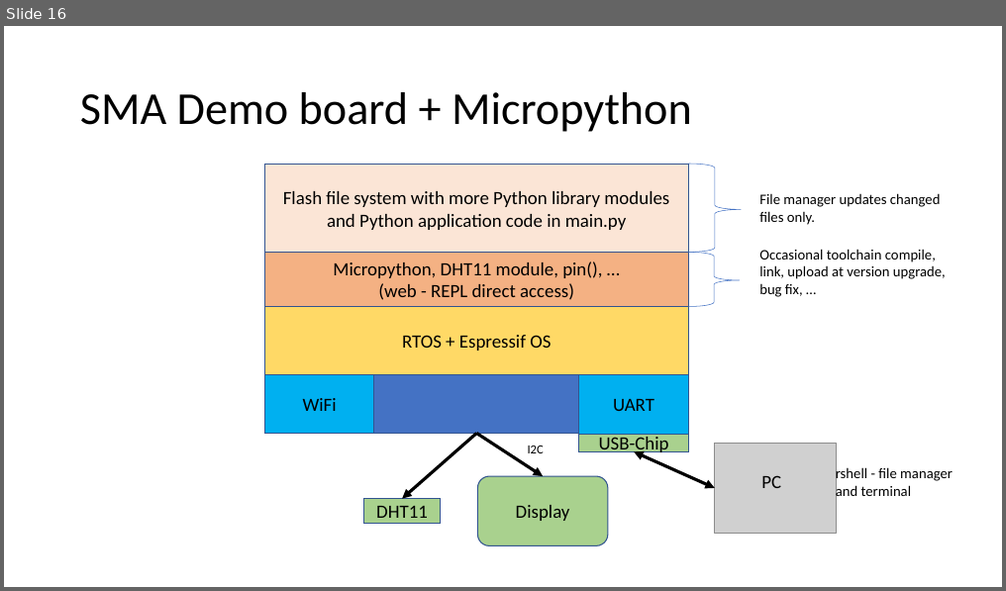
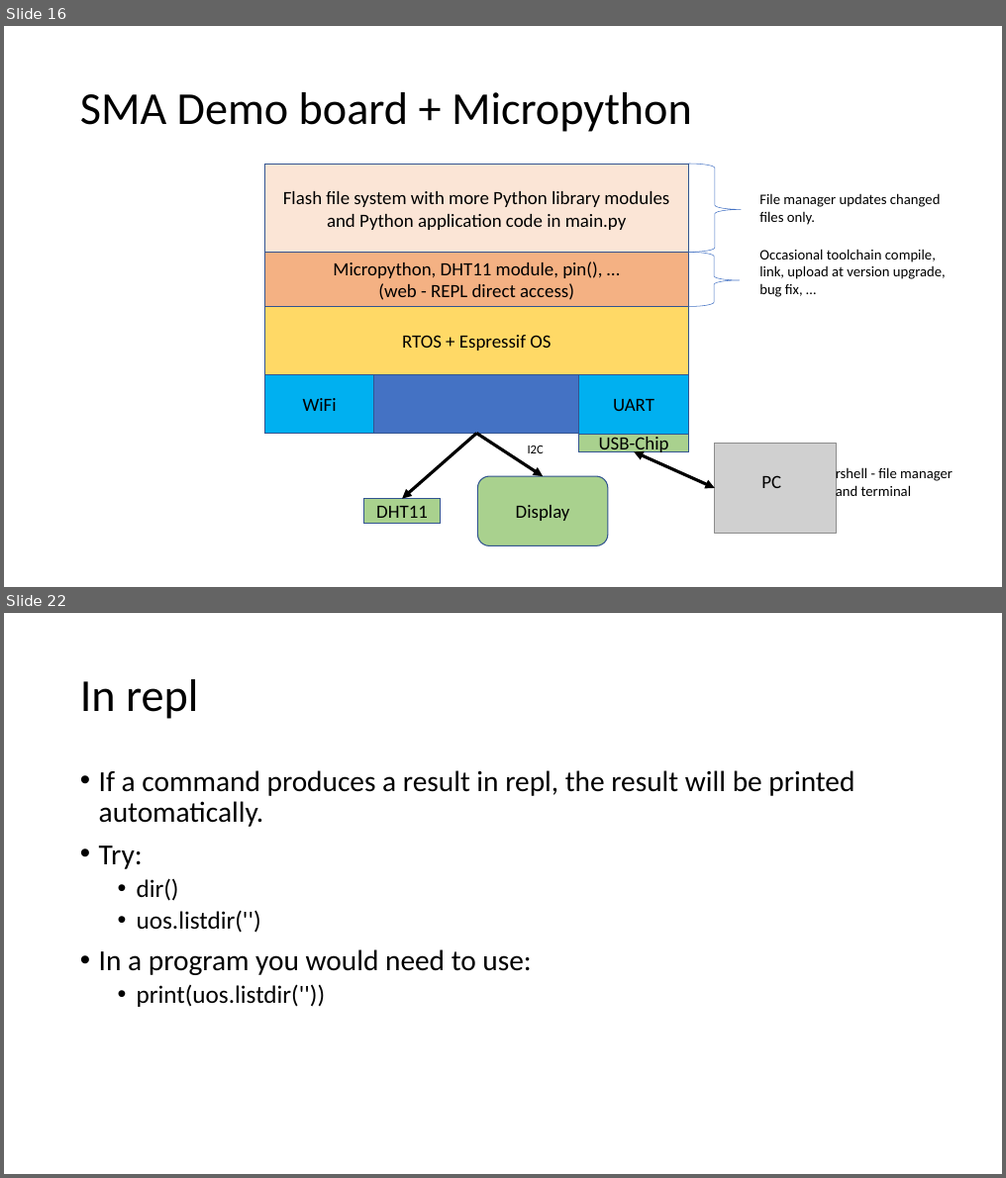
Before and after one commit to sensemakersamsterdam/micropython, a slide deck: MicroPython.pptx. Shown one above the other, each under a label of ours: slide 16 before the commit, slides 16 and 22 after it; the slides between them are not shown. The pictures are 1006x591 and 1006x1178 pixels, drawn with LibreOffice and Linux fonts; fonts in the diff are those of the drawing; grey boxes stand for pictures. Boxes give left, top, right and bottom in pixels: in the first picture for what was removed or moved away, otherwise in the second. Text is boxed around its words. In the diff, an @@ line names an element or a change of style, - is before the commit and + after.

```diff
--- a/MicroPython.pptx
+++ b/MicroPython.pptx
@@ slide 22 added at bbox=[4, 613, 1002, 1174], background #FFFFFF @@
@@ title added at bbox=[80, 679, 198, 719], 44 pt, text #000000 @@
+In repl
@@ text added at bbox=[99, 770, 854, 1007], 28 pt, text #000000 @@
+• If a command produces a result in repl, the result will be printed automatically.
+• Try:
+  • dir()
+  • uos.listdir('')
+• In a program you would need to use:
+  • print(uos.listdir(''))
```
Also in this commit, not shown: 8 other slides added.
